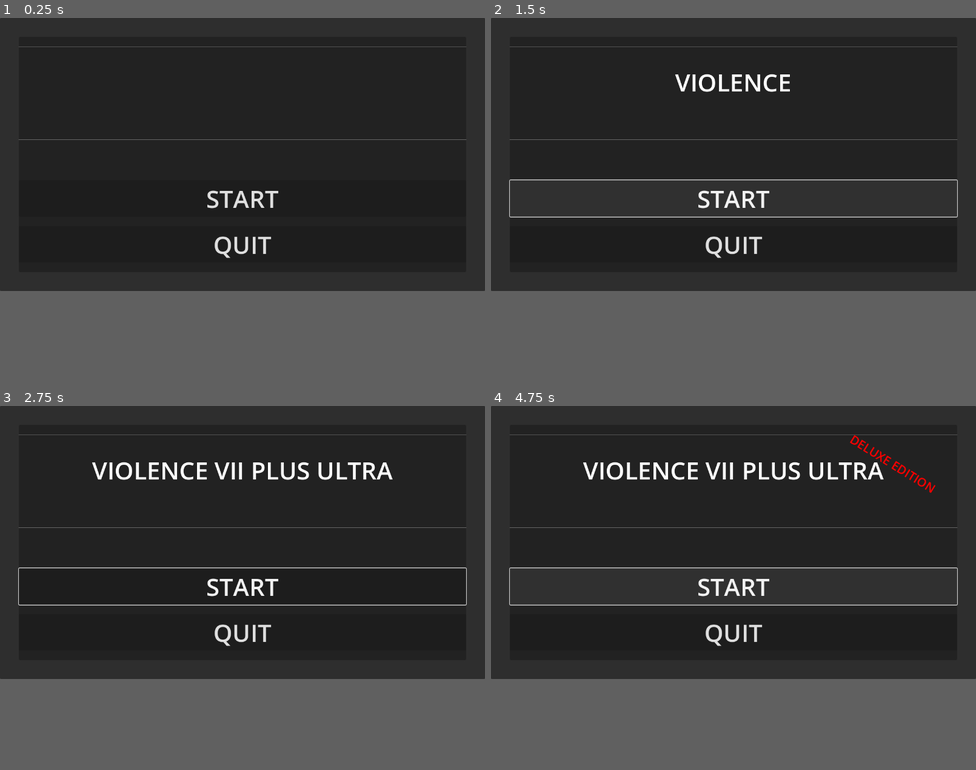
Above: before the commit, frames 1-4 (two rows, left to right).
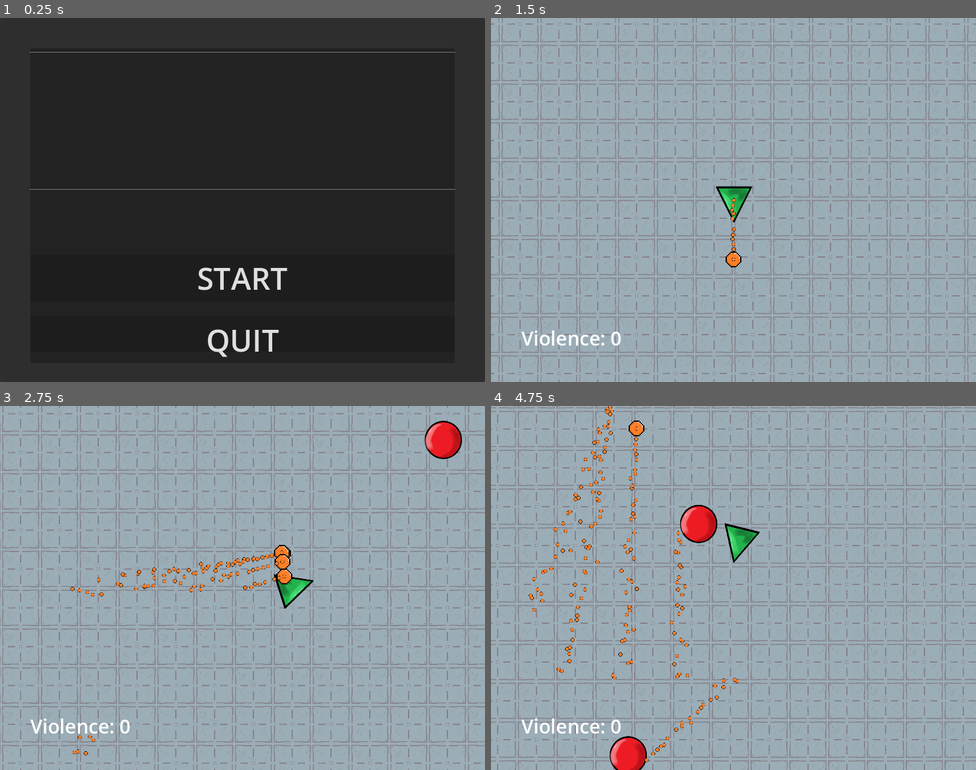
Above: after the commit, the same moments.

Repository: malikendsley/BC3997-Project-2
Game: Godot game, scene res://Scenes/Title.tscn
The game is run twice, just before and just after one commit, with the same random seed, the same clock (stepped at 60 frames per second) and the same inputs. Before the commit the project has no main scene; this scene is started directly in both runs.
Inputs (mouse positions are in pixels of both pictures, inside the frame that each line leads up to):
- Up to frame 1 (0.25 s): no input
- Up to frame 2 (1.5 s): click "START" at 0.5 s; click (733, 200) at 1.25 s, where only the run before the commit has a clickable "START"
- Up to frame 3 (2.75 s): move the mouse to (349, 529) at 2.02 s; press the mouse at (349, 529) at 2.03 s; hold D (Right) from 2.03 s (still down)
- Up to frame 4 (4.75 s): move the mouse to (636, 555) at 2.77 s; release D (Right) at 2.78 s; release the mouse at (636, 555) at 2.78 s; hold S (Down) 2.78-3.53 s; click (636, 555) at 2.85 s; move the mouse to (782, 482) at 3.52 s; press the mouse at (782, 482) at 3.53 s; hold D (Right) 3.53-4.28 s; move the mouse to (709, 595) at 4.27 s; release the mouse at (709, 595) at 4.28 s; hold W (Up) from 4.28 s (still down); click (709, 595) at 4.35 s
In our replay, the window is 800x450 before the commit and 800x600 after it. These sizes can differ from the game's own. Grey fills any space a smaller window leaves; there, only what the larger window draws over its background counts as a difference.

The runs differ from the first frame. In frame 1, 2.0% of the frame differs, in the area x 0-100%, y 7-100%; in frame 2, 78%; in frame 3, 78%; in frame 4, 79%, in the area x 0-100%, y 0-100%.
Error before the commit: Invalid call. Nonexistent function 'change_scene' in base 'SceneTree'. (res://Scripts/TitleController.gd:39)

Commit message:
Initial bug fixing

Diff:
--- a/Violence VII Plus Ultra Deluxe Super Edition/Assets/Entities/Bullet.gd
+++ b/Violence VII Plus Ultra Deluxe Super Edition/Assets/Entities/Bullet.gd
@@ -29,7 +29,8 @@
 func _on_area_2d_body_entered(body:Node2D):
 	if body is MeleeEnemy:
 		body.damage()
-		$Impact.play()
+		if $Impact:
+			$Impact.play()
 		var sound = $Impact
 		remove_child(sound)
 		var particles = $Particles
--- a/Violence VII Plus Ultra Deluxe Super Edition/Scenes/Title.tscn
+++ b/Violence VII Plus Ultra Deluxe Super Edition/Scenes/Title.tscn
@@ -16,7 +16,7 @@
 grow_vertical = 2
 script = ExtResource("1_1wagr")
 textbox1 = NodePath("Panel/MarginContainer/Panel/VBoxContainer/TitleLabel")
-textbox2 = NodePath("AccentLabel")
+textbox2 = NodePath("Panel/MarginContainer/Panel/VBoxContainer/TitleLabel/AccentLabel")
 
 [node name="Panel" type="Panel" parent="."]
 layout_mode = 1
@@ -43,9 +43,12 @@
 layout_mode = 2
 
 [node name="VBoxContainer" type="VBoxContainer" parent="Panel/MarginContainer/Panel"]
-layout_mode = 2
-offset_right = 1180.0
-offset_bottom = 620.0
+layout_mode = 1
+anchors_preset = 15
+anchor_right = 1.0
+anchor_bottom = 1.0
+grow_horizontal = 2
+grow_vertical = 2
 theme_override_constants/separation = 25
 
 [node name="HSeparator" type="HSeparator" parent="Panel/MarginContainer/Panel/VBoxContainer"]
@@ -54,10 +57,28 @@
 
 [node name="TitleLabel" type="Label" parent="Panel/MarginContainer/Panel/VBoxContainer"]
 layout_mode = 2
-theme_override_font_sizes/font_size = 64
+theme_override_font_sizes/font_size = 50
 text = "VIOLENCE VII PLUS ULTRA"
 horizontal_alignment = 1
 vertical_alignment = 1
+
+[node name="AccentLabel" type="Label" parent="Panel/MarginContainer/Panel/VBoxContainer/TitleLabel"]
+modulate = Color(1, 0, 0, 1)
+layout_mode = 1
+anchors_preset = 6
+anchor_left = 1.0
+anchor_top = 0.5
+anchor_right = 1.0
+anchor_bottom = 0.5
+offset_left = -157.0
+offset_top = -118.5
+offset_right = 108.0
+offset_bottom = -70.5
+grow_horizontal = 0
+grow_vertical = 2
+rotation = 0.556736
+theme_override_font_sizes/font_size = 32
+text = " DELUXE EDITION"
 
 [node name="HSeparator2" type="HSeparator" parent="Panel/MarginContainer/Panel/VBoxContainer"]
 layout_mode = 2
@@ -65,24 +86,13 @@
 
 [node name="Button" type="Button" parent="Panel/MarginContainer/Panel/VBoxContainer"]
 layout_mode = 2
-theme_override_font_sizes/font_size = 64
+theme_override_font_sizes/font_size = 50
 text = "START"
 
 [node name="Button2" type="Button" parent="Panel/MarginContainer/Panel/VBoxContainer"]
 layout_mode = 2
-theme_override_font_sizes/font_size = 64
+theme_override_font_sizes/font_size = 50
 text = "QUIT"
-
-[node name="AccentLabel" type="Label" parent="."]
-modulate = Color(1, 0, 0, 1)
-layout_mode = 0
-offset_left = 963.0
-offset_top = 65.0
-offset_right = 1228.0
-offset_bottom = 113.0
-rotation = 0.556736
-theme_override_font_sizes/font_size = 32
-text = " DELUXE EDITION"
 
 [node name="Blip1" type="AudioStreamPlayer" parent="."]
 stream = ExtResource("2_dg07k")
--- a/Violence VII Plus Ultra Deluxe Super Edition/Scripts/TitleController.gd
+++ b/Violence VII Plus Ultra Deluxe Super Edition/Scripts/TitleController.gd
@@ -36,7 +36,7 @@
 
 
 func gotonextscene():
-	get_tree().change_scene(startScene)
+	get_tree().change_scene_to_file(startScene)
 
 func quit():
 	get_tree().quit()
--- a/Violence VII Plus Ultra Deluxe Super Edition/project.godot
+++ b/Violence VII Plus Ultra Deluxe Super Edition/project.godot
@@ -11,14 +11,17 @@
 [application]
 
 config/name="Violence Vii Plus Ultra Deluxe Super Edition"
+run/main_scene="res://Scenes/Title.tscn"
 config/features=PackedStringArray("4.1", "Forward Plus")
+boot_splash/bg_color=Color(0.8, 0, 0.337255, 1)
 config/icon="res://icon.svg"
 
 [display]
 
-window/size/viewport_width=1280
-window/size/viewport_height=720
+window/size/viewport_width=800
+window/size/viewport_height=600
 window/size/resizable=false
+window/stretch/aspect="ignore"
 
 [input]
 
Not shown, added: Violence VII Plus Ultra Deluxe Super Edition/build/web/index.apple-touch-icon.png.import
Not shown, added: Violence VII Plus Ultra Deluxe Super Edition/build/web/index.icon.png.import
Not shown, added: Violence VII Plus Ultra Deluxe Super Edition/build/web/index.png.import
Not shown, added: Violence VII Plus Ultra Deluxe Super Edition/build/web/index.apple-touch-icon.png
Not shown, added: Violence VII Plus Ultra Deluxe Super Edition/build/web/index.audio.worklet.js
Not shown, added: Violence VII Plus Ultra Deluxe Super Edition/build/web/index.html
Not shown, added: Violence VII Plus Ultra Deluxe Super Edition/build/web/index.icon.png
Not shown, added: Violence VII Plus Ultra Deluxe Super Edition/build/web/index.js
Not shown, added: Violence VII Plus Ultra Deluxe Super Edition/build/web/index.pck
Not shown, added: Violence VII Plus Ultra Deluxe Super Edition/build/web/index.png
Not shown, added: Violence VII Plus Ultra Deluxe Super Edition/build/web/index.wasm
Not shown, added: Violence VII Plus Ultra Deluxe Super Edition/build/web/index.worker.js
(and 1 more such lines)
